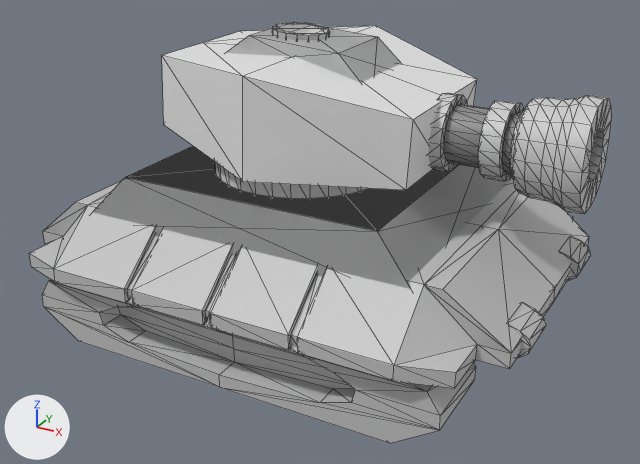
Before and after pictures for a commit that changed the glTF model Assets/Art/props.glb.
One viewpoint serves both versions: a 50 mm lens placed at (2.32, -4.15, 2.57), pointed at (0.1, -0.11, 0.55). The lights are fixed; the arrows at lower left show +X, +Y and +Z. The first picture is the older version. Mesh edges are drawn as thin lines. Where no turn or scale is listed for an object, it has been applied to the vertices. Vertices at exactly the same position are counted once.

Script lines for the objects in view, before the commit:
```python
me_circle = bpy.data.meshes.new('Circle')
me_circle.from_pydata(...)  # 122 vertices, 278 faces; spans x -0.75..0.77, y -0.72..0.72, z 0.04..0.8
me_cylinder = bpy.data.meshes.new('Cylinder')
me_cylinder.from_pydata(...)  # 288 vertices, 572 faces; spans x -0.04..0.752, y -0.289..0.285, z -0.277..0.277
me_cylinder.materials.append(mat_defaultmaterial_001)
me_plane = bpy.data.meshes.new('Plane')
me_plane.from_pydata(...)  # 422 vertices, 844 faces; spans x -1.47..1.47, y -1.08..1.08, z 0.0..0.94
me_plane.materials.append(mat_defaultmaterial)
ob_body_nocol = bpy.data.objects.new('Body_nocol', me_plane)
ob_body_nocol.location = (0.0, 0.0, 0.0)
ob_canon = bpy.data.objects.new('Canon', me_cylinder)
ob_canon.location = (0.786, 0.0, 1.214)
ob_head_nocol = bpy.data.objects.new('Head_nocol', me_circle)
ob_head_nocol.location = (0.0, 0.0, 0.871)
```
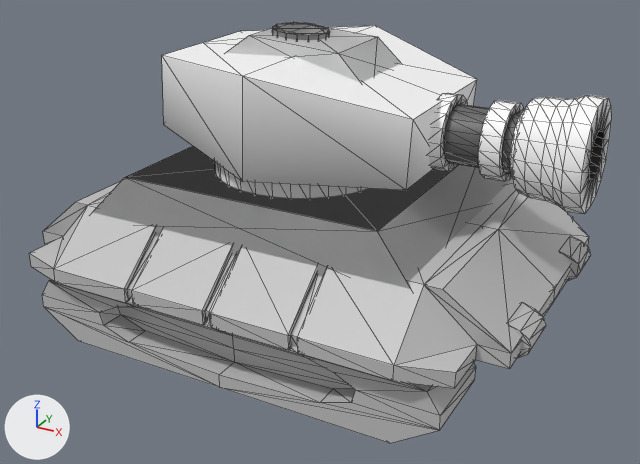
Location of each change, (x1, y1, x2, y2) in pixels of the pictures (640 x 464 px):
'Head_nocol', recoloured: (162, 21, 477, 198) in both
part 2 of me_cylinder, recoloured (light grey to white): (428, 93, 611, 214) in both
part 3 of me_cylinder, recoloured (grey to dark grey): (441, 95, 611, 210) in both

The change, as a list of edits to the scene's bpy script:
```text
Change me_circle:
    where me_circle.from_pydata(...)  # 122 vertices, 278 faces; spans x -0.75..0.77, y -0.72..0.72, z 0.04..0.8
    used by ob_head_nocol; location = (0.0, 0.0, 0.871)
    me_circle part 1: vertex colours changed
    add me_circle.materials.append(mat_defaultmaterial_001)
Change me_cylinder:
    where me_cylinder.from_pydata(...)  # 288 vertices, 572 faces; spans x -0.04..0.752, y -0.289..0.285, z -0.277..0.277
    used by ob_canon; location = (0.786, 0.0, 1.214)
    me_cylinder part 2: 382 faces centred in x -0.04..0.752, y -0.279..0.276, z -0.272..0.27 are repainted in the vertex colours; the middle colour goes from light grey #cbcbcb to white #ffffff
    me_cylinder part 3: 190 faces centred in x 0.04..0.751, y -0.179..0.177, z -0.169..0.171 are repainted in the vertex colours; the middle colour goes from grey #898989 to dark grey #646464
```
